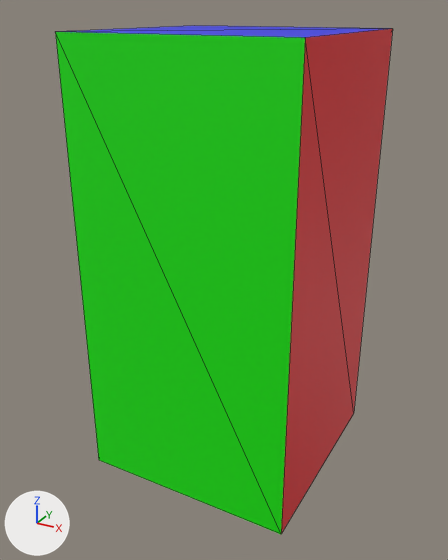
One commit to the glTF model cmd/game/casino/models/demo_slot.glb: the scene before it, then after it.
Rendered twice from a 50 mm camera at (2.51, -4.78, 2.17) aimed at (-0.05, -0.11, -0.17). The lights are fixed; the arrows at lower left show +X, +Y and +Z. The first picture is the older version. Mesh edges are drawn as thin lines. Vertices at exactly the same position are counted once.
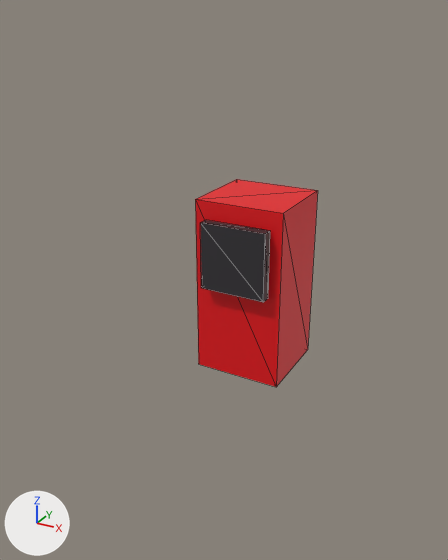
Diff of the bpy script that builds the scene:
```diff
--- a/cmd/game/casino/models/demo_slot.glb.py
+++ b/cmd/game/casino/models/demo_slot.glb.py
@@ mat_material_001 @@
 mat_material_001 = principled_material('Material.001')
-mat_material_001.base_color = (0.8, 0.00101, 0.00607)  # red #e70312
+mat_material_001.base_color = (0.0335, 0.0303, 0.0358)  # dark grey #333135
@@ mat_material @@
+mat_material = principled_material('Material')
+mat_material.base_color = (0.801, 0.00225, 0.00625)  # red #e70712
@@ me_cube @@
 # used by ob_cube; location = (0.0, 0.0, 0.0); scale = (1.0, 1.0, 2.0)
-me_cube.from_pydata(...)  # 8 vertices, 12 faces; spans x -1.0..1.0, y -1.0..1.0, z -1.0..1.0
+me_cube.from_pydata(...)  # 16 vertices, 24 faces; spans x -1.35..1.35, y -17.07..1.0, z -3.85..1.55
+# me_cube part 1: a new loose piece, a box spanning x -1.35..1.35, y -17.07..-1.07, z -3.85..1.55, in mat_material (red #e70712)
+# me_cube part 2: 2 faces spanning x -1.0..1.0, y 1.0, z -1.0..1.0 switch from mat_material_002 (green #11e700) to mat_material_001 (dark grey #333135)
+# me_cube part 3: 2 faces spanning x -1.0..1.0, y -1.0, z -1.0..1.0 switch from mat_material_002 (green #11e700) to mat_material (red #e70712)
+# me_cube part 4: 4 faces spanning x -1.0..1.0, y -1.0..1.0, z -1.0..1.0 switch from mat_material_003 (blue #0001e7) to mat_material_001 (dark grey #333135)
@@ ob_cube @@
 ob_cube.location = (0.0, 0.0, 0.0)
-ob_cube.scale = (1.0, 1.0, 2.0)
+ob_cube.rotation_euler = (0.0, 0.0, 3.142)  # degrees (0, 0, 180)
+ob_cube.scale = (0.333, 0.0525, 0.333)
```

Pixel boxes [x1, y1, x2, y2] of what changed, in the pictures (448 x 560 px):
'Cube', recoloured, reshaped, turned, rescaled
    before: [55, 26, 393, 534]
    after: [195, 179, 318, 387]
part 1 of me_cube, added (red)
    after: [195, 179, 318, 387]
part 2 of me_cube, recoloured
    after: [200, 223, 265, 302]
part 3 of me_cube, recoloured (green)
    before: [55, 32, 305, 534]
part 4 of me_cube, recoloured
    before: [62, 26, 391, 38]
    after: [201, 220, 270, 234]
